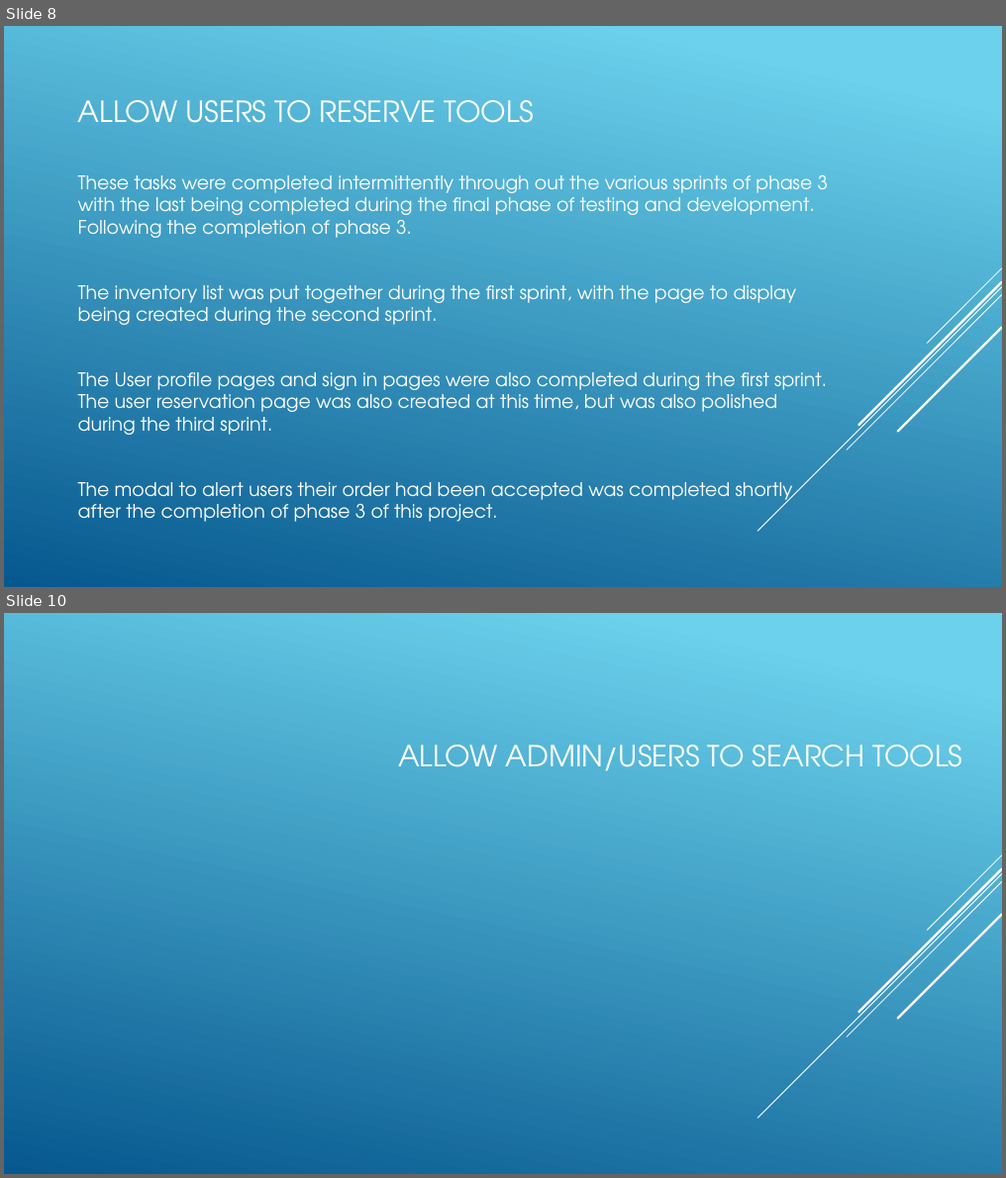
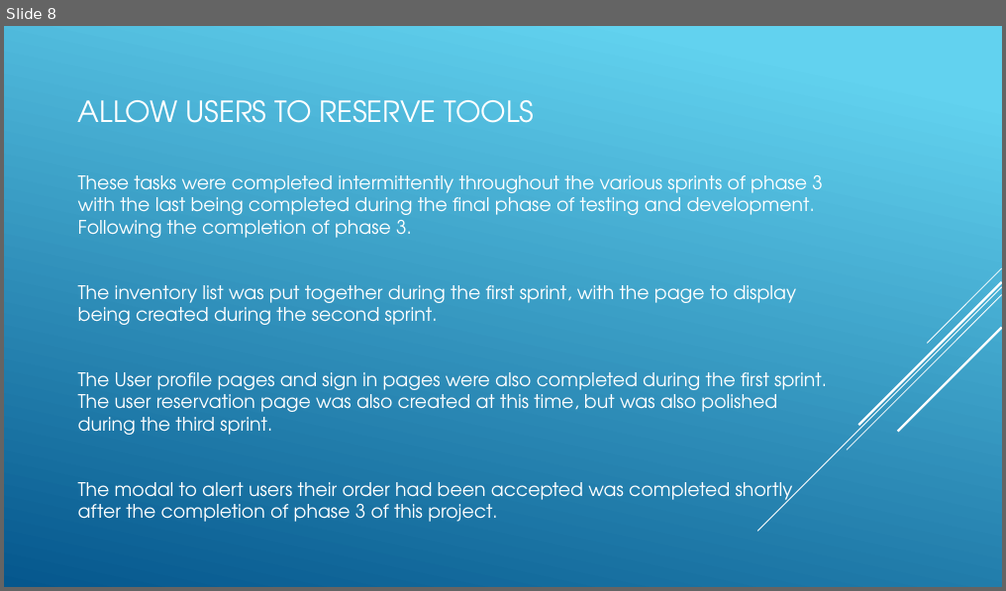
Before and after one commit to itsjaboyd/Tool-Coop, a slide deck: docs/TeamPresentation.pptx. Shown one above the other, each under a label of ours: slides 8 and 10 before the commit, slide 8 after it; the slides between them are not shown. The pictures are 1006x1178 and 1006x591 pixels, drawn with LibreOffice and Linux fonts; fonts in the diff are those of the drawing. Boxes give left, top, right and bottom in pixels: in the first picture for what was removed or moved away, otherwise in the second. Text is boxed around its words. In the diff, an @@ line names an element or a change of style, - is before the commit and + after.

```diff
--- a/docs/TeamPresentation.pptx
+++ b/docs/TeamPresentation.pptx
@@ slide 10 removed at (4,613,1002,1174), background gradient #6ED2EB to #06588E; not listed: 5 template elements that a slide beside it also shows @@
@@ title removed at (398,745,963,771) @@
-ALLOW ADMIN/USERS TO SEARCH TOOLS
@@ slide 8 changed as well @@
@@ background gradient #6ED2EB to #06588E to gradient #62D2EF to #05578D @@
@@ text at (78,175,822,238): text changed @@
-These tasks were completed intermittently through out the various sprints of phase 3 with the last being completed during the final phase of testing and development. Following the completion of phase 3.
+These tasks were completed intermittently throughout the various sprints of phase 3 with the last being completed during the final phase of testing and development. Following the completion of phase 3.
```
Also in this commit, not shown: 12 other slides changed, 3 slides added, 2 other slides removed, 2 other files.
